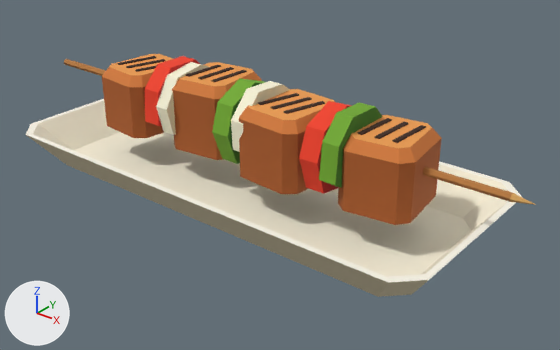
The FBX model art/products/Kabob/Kabob.fbx, before and after one commit.
Both versions are drawn from a 50 mm lens placed at (0.19, -0.219, 0.148), pointed at (0.013, 0.002, 0.011). Lighting does not change. The marker at lower left points along +X, +Y and +Z. The picture after the commit comes second. Objects named as collision shapes, trigger or cutter boxes, shadow casters or lower levels of detail are left out. Where no turn or scale is listed for an object, it has been applied to the vertices.

Objects in the first picture: 'Kabob_Body'.
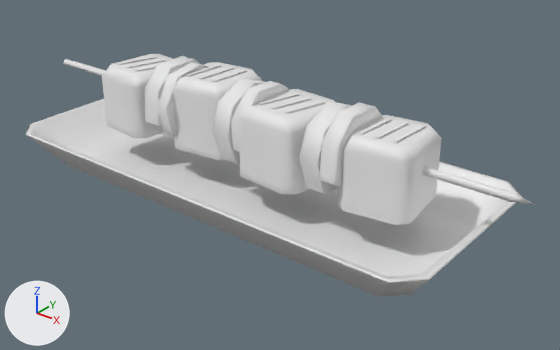
The change, as a list of edits to the scene's bpy script:
```text
Add img_t_kabob_n_png:
    img_t_kabob_n_png = load_image('T_Kabob_N.png', 'T_Kabob_N.png', 256, 256, 'Non-Color')
Add mat_kabob_gamelook:
    mat_kabob_gamelook = bpy.data.materials.new('Kabob_GameLook')
    mat_kabob_gamelook.use_nodes = True; mat_kabob_gamelook.node_tree.nodes.clear()
    _N = mat_kabob_gamelook.node_tree.nodes; _L = mat_kabob_gamelook.node_tree.links
    n0 = _N.new('ShaderNodeBsdfPrincipled'); n0.name = 'Principled BSDF'
    n1 = _N.new('ShaderNodeOutputMaterial'); n1.name = 'Material Output'
    n2 = _N.new('ShaderNodeTexImage'); n2.name = 'Image Texture'
    n2.image = img_t_kabob_n_png
    n3 = _N.new('ShaderNodeNormalMap'); n3.name = 'Normal Map'
    _L.new(n2.outputs[0], n3.inputs[1])  # 'Color' to 'Color'
    _L.new(n3.outputs[0], n0.inputs[5])  # 'Normal' to 'Normal'
    _L.new(n0.outputs[0], n1.inputs[0])  # 'BSDF' to 'Surface'
Change me_kabob_geometry_002:
    where me_kabob_geometry_002.from_pydata(...)  # 333 vertices, 570 faces; spans x -0.118..0.118, y -0.044..0.044, z 0.0..0.05
    used by ob_kabob_body; location = (0.0, 0.0, 0.0)
    remove me_kabob_geometry_002.materials.append(mat_m_kabob)  # picture img_t_kabob_basecolor_png
    me_kabob_geometry_002 part 1: edges marked sharp go from 520 to 294
    add me_kabob_geometry_002.materials.append(mat_kabob_gamelook)
```

Boxes (x1, y1, x2, y2) around the edits, measured in the pictures (560 x 350 px):
'Kabob_Body', recoloured, shading changed
    both: (26, 54, 536, 297)
